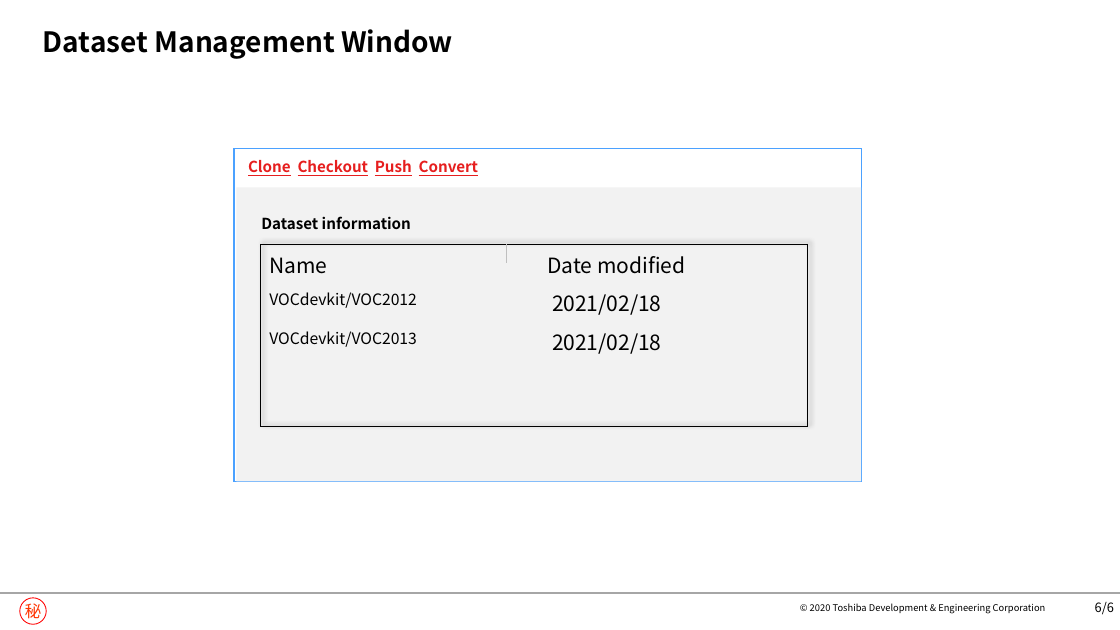
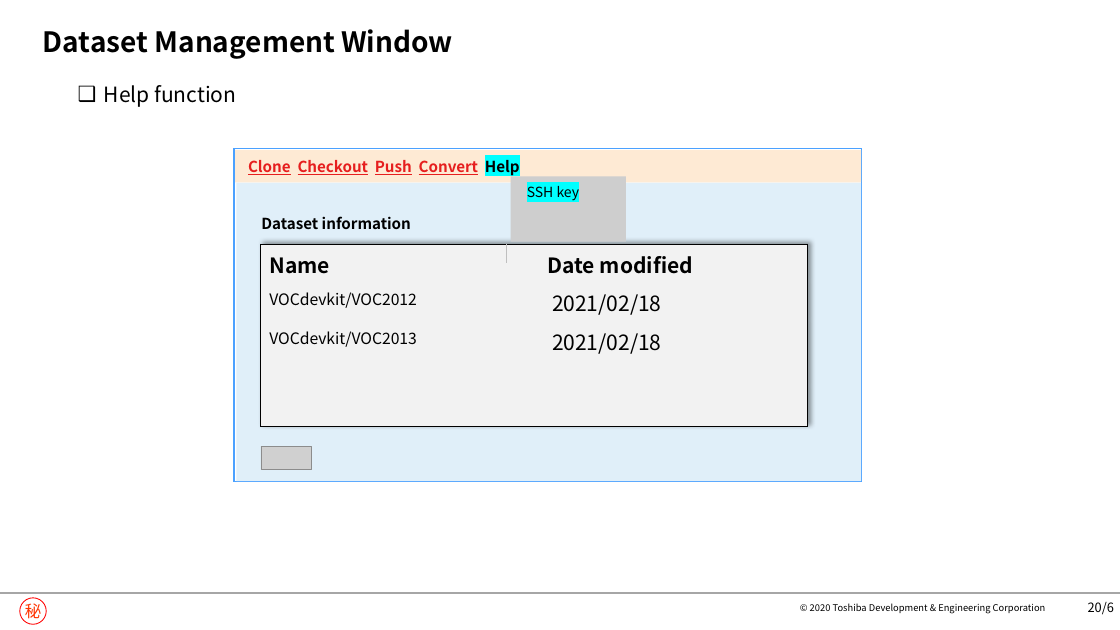
Before and after one commit to nguyenngocninh/LFS, a slide deck: slide 21 of GuiAIPlatformDesign.pptx (slide 7 before the commit). Drawn at 1120x630 pixels with LibreOffice and Linux fonts; fonts in the diff are those of the drawing; grey boxes stand for pictures; background and template pictures are left out. Boxes give left, top, right and bottom in pixels: in the first picture for what was removed or moved away, otherwise in the second. Text is boxed around its words. In the diff, an @@ line names an element or a change of style, - is before the commit and + after.

```diff
--- a/GuiAIPlatformDesign.pptx
+++ b/GuiAIPlatformDesign.pptx
@@ text added at <box>104,85,236,107</box>, 18 pt, text #000000 @@
+❑ Help function
@@ rectangle added at <box>235,150,861,183</box>, fill #FEEAD4 @@
@@ text at <box>248,160,520,177</box>: text changed @@
-Clone Checkout Push Convert
+Clone Checkout Push Convert Help
@@ rectangle added at <box>511,176,626,242</box>, fill #CECECE @@
@@ rectangle: place and size @@
-rectangle at <box>236,187,861,481</box>
+rectangle at <box>236,182,861,481</box>
@@ rectangle at <box>236,182,861,481</box>: fill #F2F2F2 to #E0EFF9 @@
@@ text added at <box>527,184,580,202</box>, 12 pt, text #000000 @@
+SSH key
@@ table at <box>261,245,807,427</box> @@
@@ fill none to #F2F2F2 in 8 cells @@
@@ bold on in "Name", "Date modified" @@
@@ picture added at <box>261,446,312,470</box> @@
@@ page number at <box>1088,602,1114,615</box>: text changed @@
-6/6
+20/6
```
Also in this commit, not shown: 11 other slides changed, 18 slides added, 2 slides removed.
